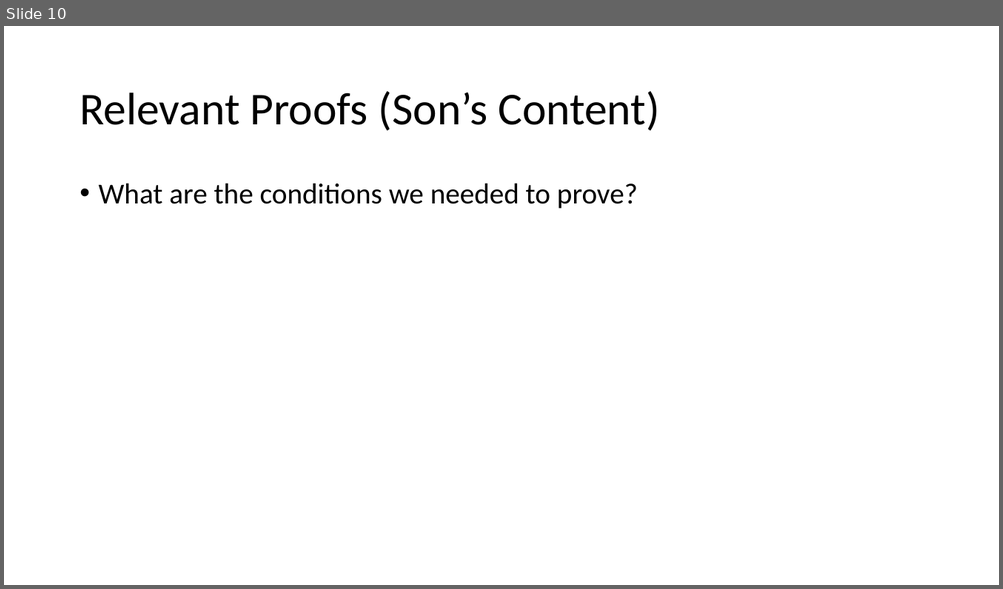
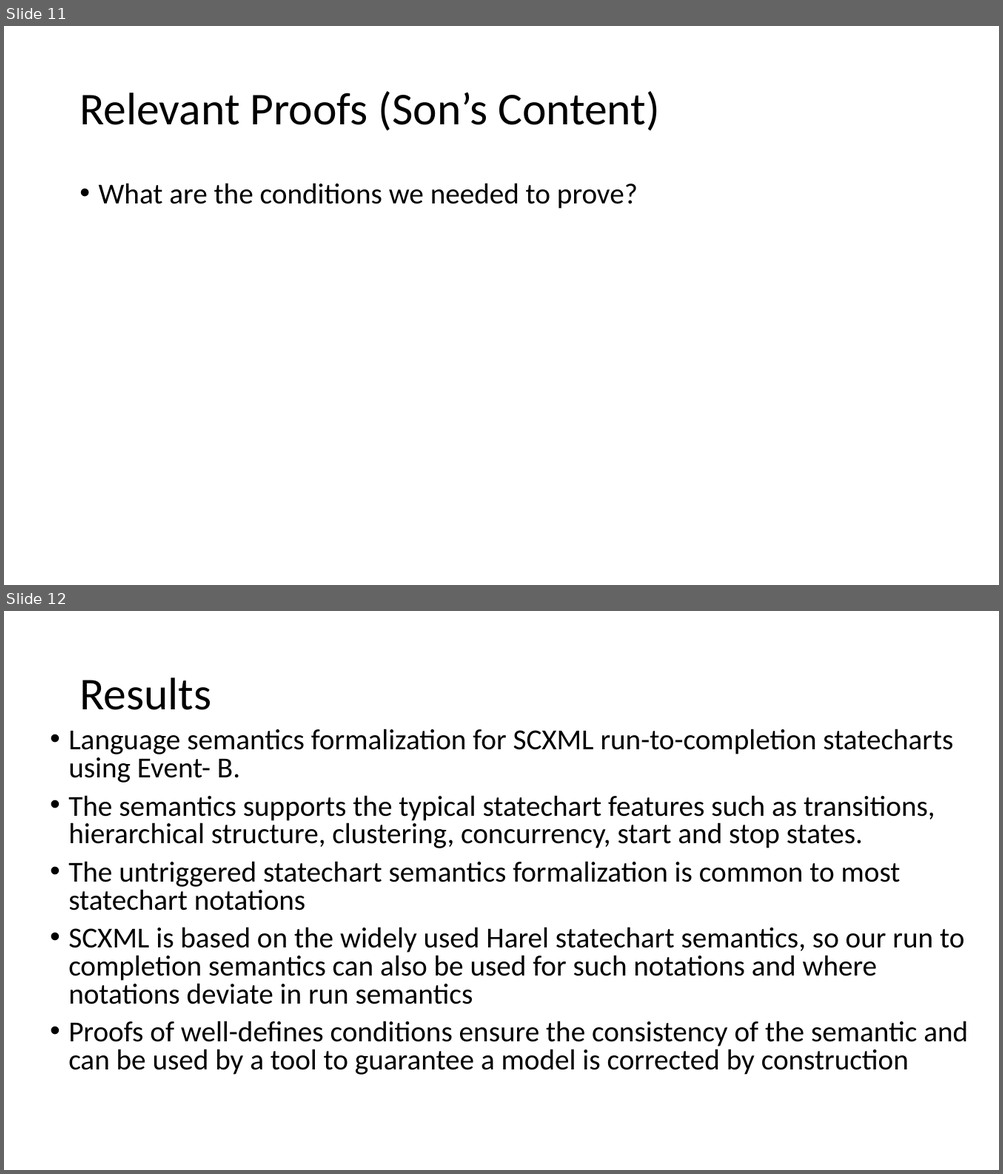
Before and after one commit to kmorris3/rodin_scxml_plugin, a slide deck: manuscripts/ICTAC2023/ICTAC-2023-Presentation.pptx. Shown one above the other, each under a label of ours: slide 10 before the commit, slides 11 and 12 after it. The pictures are 1003x589 and 1003x1174 pixels, drawn with LibreOffice and Linux fonts; fonts in the diff are those of the drawing. Boxes give left, top, right and bottom in pixels: in the first picture for what was removed or moved away, otherwise in the second. Text is boxed around its words. In the diff, an @@ line names an element or a change of style, - is before the commit and + after.

```diff
--- a/manuscripts/ICTAC2023/ICTAC-2023-Presentation.pptx
+++ b/manuscripts/ICTAC2023/ICTAC-2023-Presentation.pptx
@@ slide 12 added at box(4, 611, 999, 1170), background #FFFFFF @@
@@ title added at box(79, 678, 211, 710), 44 pt, text #000000 @@
+Results
@@ text added at box(68, 729, 967, 1075), 28 pt, text #000000 @@
+• Language semantics formalization for SCXML run-to-completion statecharts using Event- B.
+• The semantics supports the typical statechart features such as transitions, hierarchical structure, clustering, concurrency, start and stop states.
+• The untriggered statechart semantics formalization is common to most statechart notations
+• SCXML is based on the widely used Harel statechart semantics, so our run to completion semantics can also be used for such notations and where notations deviate in run semantics
+• Proofs of well-defines conditions ensure the consistency of the semantic and can be used by a tool to guarantee a model is corrected by construction
@@ what was slide 10 is now slide 11 @@
```
Also in this commit, not shown: 6 slides changed, 3 other slides added, 3 slides removed.
